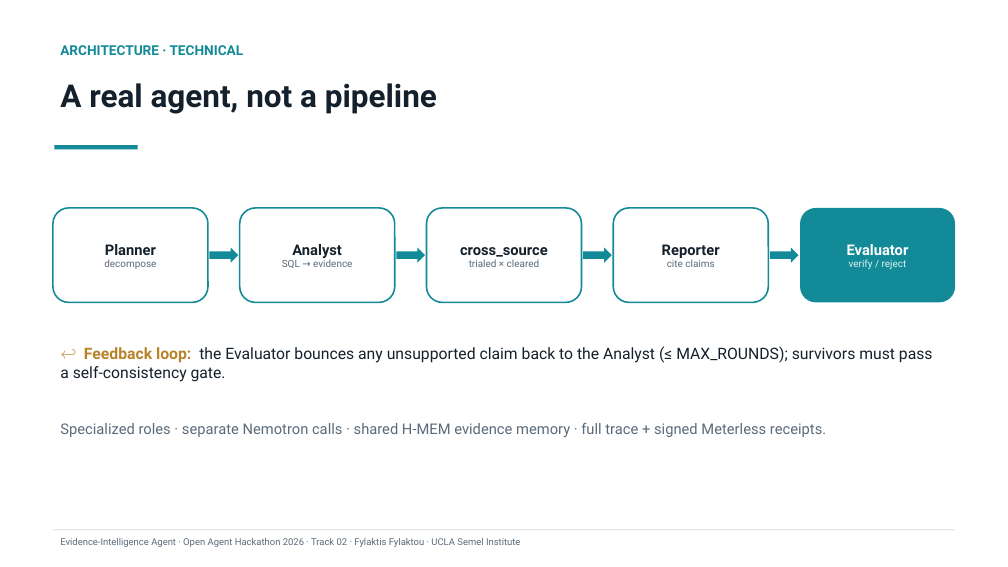
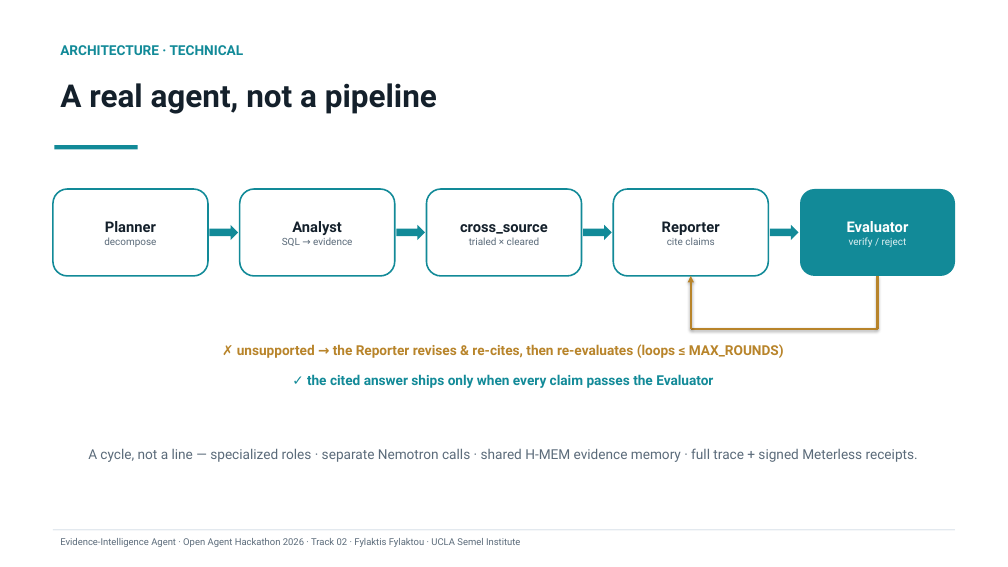
Before and after one commit to ffylaktis/open-agent-hack, a slide deck: slide 5 of deck/Evidence-Intelligence-Agent.pptx. Drawn at 1008x567 pixels with LibreOffice and Linux fonts; fonts in the diff are those of the drawing. Boxes give left, top, right and bottom in pixels: in the first picture for what was removed or moved away, otherwise in the second. Text is boxed around its words. In the diff, an @@ line names an element or a change of style, - is before the commit and + after.

```diff
--- a/deck/Evidence-Intelligence-Agent.pptx
+++ b/deck/Evidence-Intelligence-Agent.pptx
@@ rounded rectangle "Planner": place and size @@
-rounded rectangle "Planner" at <box>53,208,208,302</box>
+rounded rectangle "Planner" at <box>53,189,208,276</box>
@@ rounded rectangle "Analyst": place and size @@
-rounded rectangle "Analyst" at <box>240,208,395,302</box>
+rounded rectangle "Analyst" at <box>240,189,395,276</box>
@@ rounded rectangle "cross_source": place and size @@
-rounded rectangle "cross_source" at <box>426,208,582,302</box>
+rounded rectangle "cross_source" at <box>426,189,582,276</box>
@@ rounded rectangle "Reporter": place and size @@
-rounded rectangle "Reporter" at <box>613,208,768,302</box>
+rounded rectangle "Reporter" at <box>613,189,768,276</box>
@@ rounded rectangle "Evaluator": place and size @@
-rounded rectangle "Evaluator" at <box>800,208,955,302</box>
+rounded rectangle "Evaluator" at <box>800,189,955,276</box>
@@ 4 right arrows: place and size @@
-4 right arrows at <box>209,247,799,262</box>
+4 right arrows at <box>209,225,799,240</box>
@@ arrow added from (691, 329) to (691, 276), #B8842A 2 pt @@
@@ line added from (878, 276) to (878, 329), #B8842A 2 pt @@
@@ line added from (878, 329) to (691, 329), #B8842A 2 pt @@
@@ text removed at <box>60,346,933,382</box> @@
-↩ Feedback loop: the Evaluator bounces any unsupported claim back to the Analyst (≤ MAX_ROUNDS); survivors must pass a self-consistency gate.
@@ text added at <box>237,344,784,358</box>, 13 pt, text #B8842A, bold @@
+✗ unsupported → the Reporter revises & re-cites, then re-evaluates (loops ≤ MAX_ROUNDS)
@@ text added at <box>307,374,713,388</box>, 13 pt, text #128A98, bold @@
+✓ the cited answer ships only when every claim passes the Evaluator
@@ text at <box>88,448,918,462</box>: text changed; size 14 to 13 pt @@
-Specialized roles · separate Nemotron calls · shared H-MEM evidence memory · full trace + signed Meterless receipts.
+A cycle, not a line — specialized roles · separate Nemotron calls · shared H-MEM evidence memory · full trace + signed Meterless receipts.
```
Also in this commit, not shown: 2 other files.
